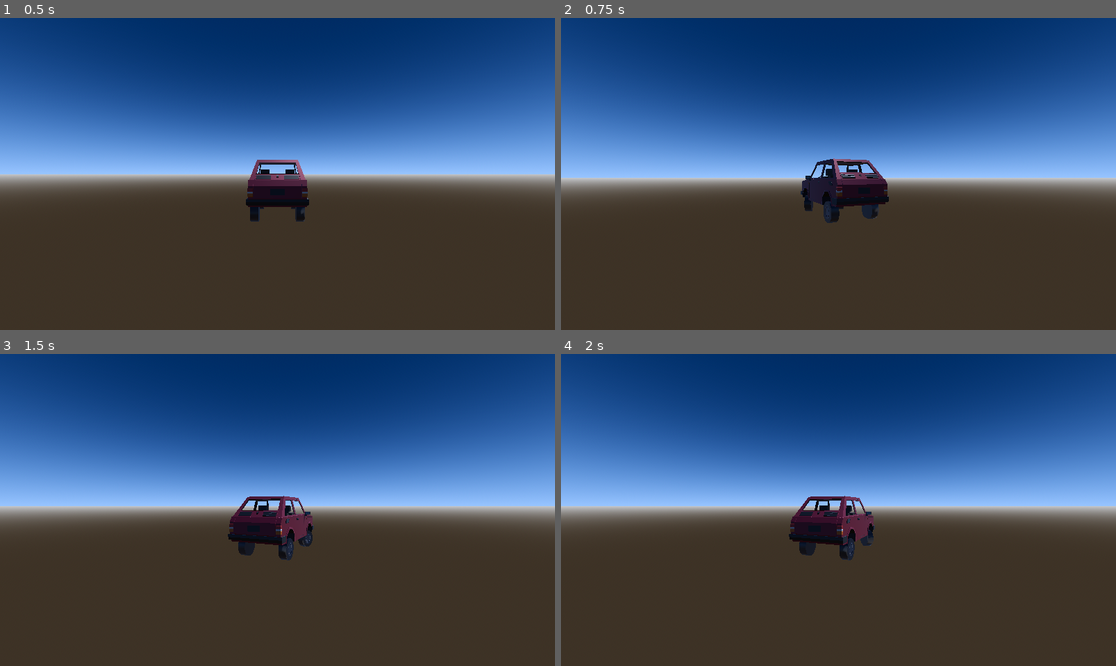
Above: before the commit, frames 1-4 (two rows, left to right).
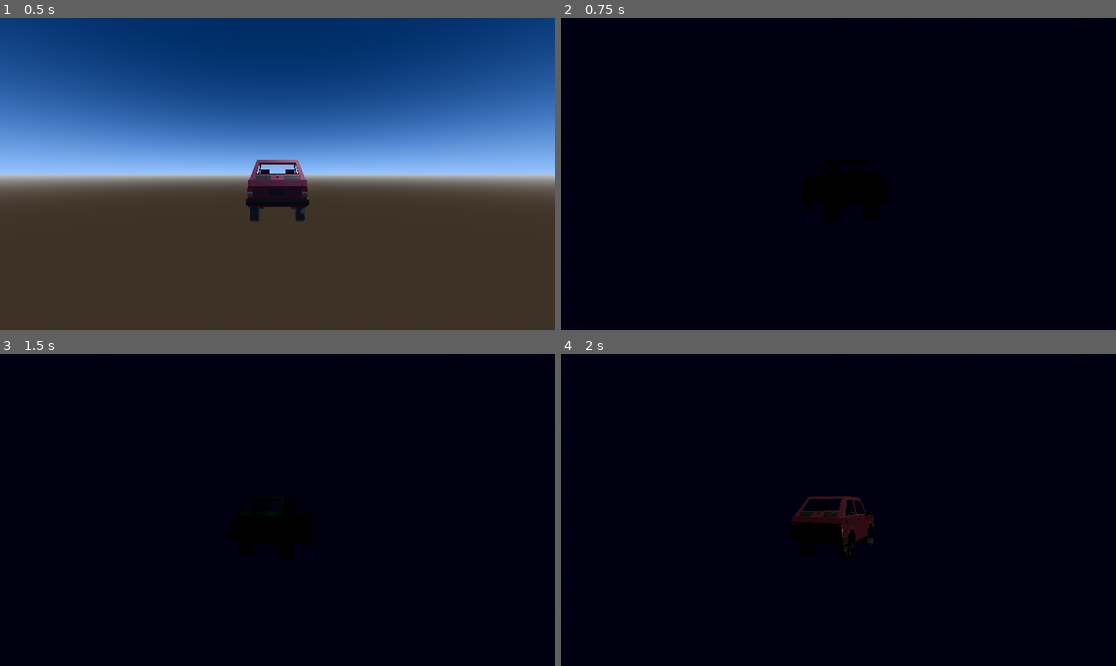
Above: after the commit, the same moments.

Repository: FOSS-Supremacy/OpenLiberty
Game: Godot game, scene res://scenes/single_player.tscn
Two runs of this game, one before a commit and one after it. Both use one fixed random seed, a clock stepped at 60 frames per second and the inputs below.
Inputs (mouse positions are in pixels of both pictures, inside the frame that each line leads up to):
- Up to frame 1 (0.5 s): no input
- Up to frame 2 (0.75 s): tap Enter (ui_accept) at 0.5 s; move the mouse to (866, 174) at 0.52 s; hold D (right) from 0.53 s (still down); tap N (night_toggle, bound only after the commit) at 0.6 s; click (866, 174) at 0.67 s
- Up to frame 3 (1.5 s): tap Enter (ui_accept) at 0.77, 1.25 s; move the mouse to (249, 510) at 1.27 s; release D (right) at 1.28 s; hold A (left) from 1.28 s (still down); tap Down (break) at 1.35 s
- Up to frame 4 (2 s): keep holding A (left); tap Enter (ui_accept) at 1.52 s; tap N (night_toggle, bound only after the commit) at 1.55 s

Frame 1 is identical in both runs. In frame 2, 100% of the frame differs, in the area x 0-100%, y 0-100%; in frame 3, 100%; in frame 4, 100%.
Error in both runs: Assertion failed: 7 (res://scripts/map_builder.gd:12)

Commit message:
Add the night sky, night toggle, improve the README and other improvements

Diff:
--- a/project.godot
+++ b/project.godot
@@ -128,6 +128,11 @@
 "events": [Object(InputEventKey,"resource_local_to_scene":false,"resource_name":"","device":-1,"window_id":0,"alt_press …(191 unchanged characters)…
 ]
 }
+night_toggle={
+"deadzone": 0.5,
+"events": [Object(InputEventKey,"resource_local_to_scene":false,"resource_name":"","device":-1,"window_id":0,"alt_pressed":false,"shift_pressed":false,"ctrl_pressed":false,"meta_pressed":false,"pressed":false,"keycode":0,"physical_keycode":78,"key_label":0,"unicode":110,"location":0,"echo":false,"script":null)
+]
+}
 
 [rendering]
 
--- a/scenes/fly_camera.tscn
+++ b/scenes/fly_camera.tscn
@@ -1,6 +1,6 @@
 [gd_scene load_steps=3 format=3 uid="uid://cf6tomram4xup"]
 
-[ext_resource type="PackedScene" uid="uid://1d8h7r1pvaps" path="res://scenes/world.tscn" id="1_qnmje"]
+[ext_resource type="PackedScene" uid="uid://1d8h7r1pvaps" path="res://scenes/world/world.tscn" id="1_qnmje"]
 [ext_resource type="PackedScene" uid="uid://bt041qrw0l2bm" path="res://prefabs/fly_camera/fly_camera.tscn" id="2_5jeq8"]
 
 [node name="main" type="Node3D"]
--- a/scenes/multiplayer.tscn
+++ b/scenes/multiplayer.tscn
@@ -2,7 +2,7 @@
 
 [ext_resource type="Script" path="res://scripts/multiplayer.gd" id="1_i6dgd"]
 [ext_resource type="PackedScene" uid="uid://ci2k4eganebbs" path="res://scenes/player.tscn" id="2_8rxc6"]
-[ext_resource type="PackedScene" uid="uid://1d8h7r1pvaps" path="res://scenes/world.tscn" id="3_gow6c"]
+[ext_resource type="PackedScene" uid="uid://1d8h7r1pvaps" path="res://scenes/world/world.tscn" id="3_gow6c"]
 
 [node name="multiplayer" type="Node3D"]
 script = ExtResource("1_i6dgd")
--- a/scenes/single_player.tscn
+++ b/scenes/single_player.tscn
@@ -1,6 +1,6 @@
 [gd_scene load_steps=3 format=3 uid="uid://7kpoyini1lat"]
 
-[ext_resource type="PackedScene" uid="uid://1d8h7r1pvaps" path="res://scenes/world.tscn" id="2_c7g1y"]
+[ext_resource type="PackedScene" uid="uid://1d8h7r1pvaps" path="res://scenes/world/world.tscn" id="2_c7g1y"]
 [ext_resource type="PackedScene" uid="uid://ci2k4eganebbs" path="res://scenes/player.tscn" id="3_rn43x"]
 
 [node name="single_player" type="Node3D"]
--- a/scenes/test_world.tscn
+++ /dev/null
@@ -1,31 +0,0 @@
-[gd_scene load_steps=6 format=3 uid="uid://dnxwox43mmj07"]
-
-[ext_resource type="PackedScene" uid="uid://1d8h7r1pvaps" path="res://scenes/world.tscn" id="1_cuf35"]
-[ext_resource type="PackedScene" uid="uid://cf6tomram4xup" path="res://scenes/fly_camera.tscn" id="1_urr86"]
-
-[sub_resource type="ProceduralSkyMaterial" id="ProceduralSkyMaterial_y1qc1"]
-sky_top_color = Color(0.20109, 0.0758417, 0.790048, 1)
-sky_horizon_color = Color(0.603964, 0.229694, 1, 1)
-
-[sub_resource type="Sky" id="Sky_37lfr"]
-sky_material = SubResource("ProceduralSkyMaterial_y1qc1")
-
-[sub_resource type="Environment" id="Environment_jql02"]
-background_mode = 2
-sky = SubResource("Sky_37lfr")
-ambient_light_source = 3
-reflected_light_source = 2
-tonemap_mode = 2
-glow_enabled = true
-fog_enabled = true
-fog_light_color = Color(0.00431982, 0.000907986, 0.0422762, 1)
-fog_light_energy = 3.02
-
-[node name="main" type="Node3D"]
-
-[node name="fly_camera" parent="." instance=ExtResource("1_urr86")]
-
-[node name="WorldEnvironment" type="WorldEnvironment" parent="."]
-environment = SubResource("Environment_jql02")
-
-[node name="world" parent="." instance=ExtResource("1_cuf35")]
--- a/scenes/world.tscn
+++ /dev/null
@@ -1,30 +0,0 @@
-[gd_scene load_steps=5 format=3 uid="uid://1d8h7r1pvaps"]
-
-[ext_resource type="Script" path="res://scripts/world.gd" id="1_s3ncu"]
-
-[sub_resource type="ProceduralSkyMaterial" id="ProceduralSkyMaterial_eihtl"]
-sky_top_color = Color(0, 0.134644, 0.285916, 1)
-sky_horizon_color = Color(0.463838, 0.635312, 1, 1)
-ground_horizon_color = Color(0.64625, 0.65575, 0.67075, 1)
-
-[sub_resource type="Sky" id="Sky_njxv5"]
-sky_material = SubResource("ProceduralSkyMaterial_eihtl")
-
-[sub_resource type="Environment" id="Environment_7d6in"]
-background_mode = 2
-sky = SubResource("Sky_njxv5")
-tonemap_mode = 2
-fog_light_color = Color(0.133196, 0.133196, 0.133196, 1)
-fog_light_energy = 0.83
-volumetric_fog_density = 0.01
-
-[node name="world" type="Node3D"]
-script = ExtResource("1_s3ncu")
-
-[node name="WorldEnvironment" type="WorldEnvironment" parent="."]
-environment = SubResource("Environment_7d6in")
-
-[node name="DirectionalLight3D" type="DirectionalLight3D" parent="."]
-transform = Transform3D(-0.866023, -0.433016, 0.250001, 0, 0.499998, 0.866027, -0.500003, 0.749999, -0.43301, 0, 0, 0)
-shadow_enabled = true
-directional_shadow_max_distance = 50.0
--- /dev/null
+++ b/scenes/world/day.tres
@@ -0,0 +1,16 @@
+[gd_resource type="Environment" load_steps=3 format=3 uid="uid://cs0m1jhlpv3rp"]
+
+[sub_resource type="ProceduralSkyMaterial" id="ProceduralSkyMaterial_eihtl"]
+sky_top_color = Color(0, 0.134644, 0.285916, 1)
+sky_horizon_color = Color(0.463838, 0.635312, 1, 1)
+ground_horizon_color = Color(0.64625, 0.65575, 0.67075, 1)
+
+[sub_resource type="Sky" id="Sky_njxv5"]
+sky_material = SubResource("ProceduralSkyMaterial_eihtl")
+
+[resource]
+background_mode = 2
+sky = SubResource("Sky_njxv5")
+tonemap_mode = 2
+fog_light_color = Color(0.462745, 0.635294, 1, 1)
+volumetric_fog_density = 0.01
--- /dev/null
+++ b/scenes/world/night.tres
@@ -0,0 +1,17 @@
+[gd_resource type="Environment" load_steps=3 format=3 uid="uid://b2jtfqrhdnnx5"]
+
+[sub_resource type="ProceduralSkyMaterial" id="ProceduralSkyMaterial_q5kod"]
+sky_top_color = Color(0, 0.00318298, 0.0828058, 1)
+sky_horizon_color = Color(0, 0.00392157, 0.0823529, 1)
+ground_bottom_color = Color(0, 0.00392157, 0.0823529, 1)
+ground_horizon_color = Color(0, 0.00392157, 0.0823529, 1)
+
+[sub_resource type="Sky" id="Sky_qiixs"]
+sky_material = SubResource("ProceduralSkyMaterial_q5kod")
+
+[resource]
+background_mode = 2
+sky = SubResource("Sky_qiixs")
+ambient_light_source = 3
+reflected_light_source = 2
+fog_light_color = Color(0.462745, 0.635294, 1, 1)
--- /dev/null
+++ b/scenes/world/test.tres
@@ -0,0 +1,15 @@
+[gd_resource type="Environment" load_steps=3 format=3 uid="uid://ccr7xp2qxu2g3"]
+
+[sub_resource type="ProceduralSkyMaterial" id="ProceduralSkyMaterial_eihtl"]
+sky_top_color = Color(0, 0.134644, 0.285916, 1)
+sky_horizon_color = Color(0.462745, 0.635294, 1, 1)
+ground_horizon_color = Color(0.64625, 0.65575, 0.67075, 1)
+
+[sub_resource type="Sky" id="Sky_njxv5"]
+sky_material = SubResource("ProceduralSkyMaterial_eihtl")
+
+[resource]
+background_mode = 2
+sky = SubResource("Sky_njxv5")
+tonemap_mode = 2
+volumetric_fog_density = 0.01
--- /dev/null
+++ b/scenes/world/test_world.tscn
@@ -0,0 +1,20 @@
+[gd_scene load_steps=4 format=3 uid="uid://dnxwox43mmj07"]
+
+[ext_resource type="Environment" uid="uid://ccr7xp2qxu2g3" path="res://scenes/world/test.tres" id="1_2h2e7"]
+
+[sub_resource type="BoxMesh" id="BoxMesh_aqhx6"]
+size = Vector3(20, 1, 20)
+
+[sub_resource type="ConcavePolygonShape3D" id="ConcavePolygonShape3D_7rwwr"]
+data = PackedVector3Array(-10, 0.5, 10, 10, 0.5, 10, -10, -0.5, 10, 10, 0.5, 10, 10, -0.5, 10, -10, -0.5, 10, 10, 0.5, -10, -10, 0.5, -10, 10, -0.5, -10, -10, 0.5, -10, -10, -0.5, -10, 10, -0.5, -10, 10, 0.5, 10, 10, 0.5, -10, 10, -0.5, 10, 10, 0.5, -10, 10, -0.5, -10, 10, -0.5, 10, -10, 0.5, -10, -10, 0.5, 10, -10, -0.5, -10, -10, 0.5, 10, -10, -0.5, 10, -10, -0.5, -10, 10, 0.5, 10, -10, 0.5, 10, 10, 0.5, -10, -10, 0.5, 10, -10, 0.5, -10, 10, 0.5, -10, -10, -0.5, 10, 10, -0.5, 10, -10, -0.5, -10, 10, -0.5, 10, 10, -0.5, -10, -10, -0.5, -10)
+
+[node name="Node3D" type="Node3D"]
+
+[node name="MeshInstance3D" type="MeshInstance3D" parent="."]
+mesh = SubResource("BoxMesh_aqhx6")
+
+[node name="CollisionShape3D" type="CollisionShape3D" parent="."]
+shape = SubResource("ConcavePolygonShape3D_7rwwr")
+
+[node name="WorldEnvironment" type="WorldEnvironment" parent="."]
+environment = ExtResource("1_2h2e7")
--- /dev/null
+++ b/scenes/world/world.tscn
@@ -0,0 +1,18 @@
+[gd_scene load_steps=2 format=3 uid="uid://1d8h7r1pvaps"]
+
+[ext_resource type="Script" path="res://scripts/world.gd" id="1_s3ncu"]
+
+[node name="world" type="Node3D"]
+script = ExtResource("1_s3ncu")
+
+[node name="WorldEnvironment" type="WorldEnvironment" parent="."]
+
+[node name="sun" type="DirectionalLight3D" parent="."]
+transform = Transform3D(-0.866023, -0.433016, 0.250001, 0, 0.499998, 0.866027, -0.500003, 0.749999, -0.43301, 0, 0, 0)
+shadow_enabled = true
+directional_shadow_max_distance = 50.0
+
+[node name="moon" type="DirectionalLight3D" parent="."]
+transform = Transform3D(-0.866025, 0.433013, -0.25, 0, 0.5, 0.866025, 0.5, 0.75, -0.433013, 0, 0, 0)
+light_color = Color(0, 0.243591, 0.243591, 1)
+shadow_enabled = true
--- a/scripts/world.gd
+++ b/scripts/world.gd
@@ -1,6 +1,9 @@
 extends Node
 
 @onready var world := Node3D.new()
+@onready var sun = $sun
+@onready var moon = $moon
+@onready var sky = $WorldEnvironment
 var car := preload("res://scenes/car.tscn")
 
 func _ready() -> void:
@@ -19,6 +22,8 @@
 			await get_tree().physics_frame
 	print("Map load completed in %f seconds" % ((Time.get_ticks_msec() - start_t) / 1000))
 	add_child(world)
+	sky.environment = load("res://scenes/world/day.tres")
+	moon.visible = not moon.visible
 
 func _unhandled_input(event: InputEvent) -> void:
 	if Input.is_action_pressed("spawn"):
@@ -31,3 +36,9 @@
 		DisplayServer.window_set_mode(DisplayServer.WINDOW_MODE_FULLSCREEN)
 	#else:
 		#DisplayServer.window_set_mode(DisplayServer.WINDOW_MODE_WINDOWED)
+	if Input.is_action_just_pressed("night_toggle"):
+		sky.environment = load("res://scenes/world/night.tres")
+		sun.visible = not sun.visible
+		moon.visible = not moon.visible
+		#if sun.visible = true
+			#sky.environment = load("res://scenes/world/day.tres")
Not shown, changed: README.md
